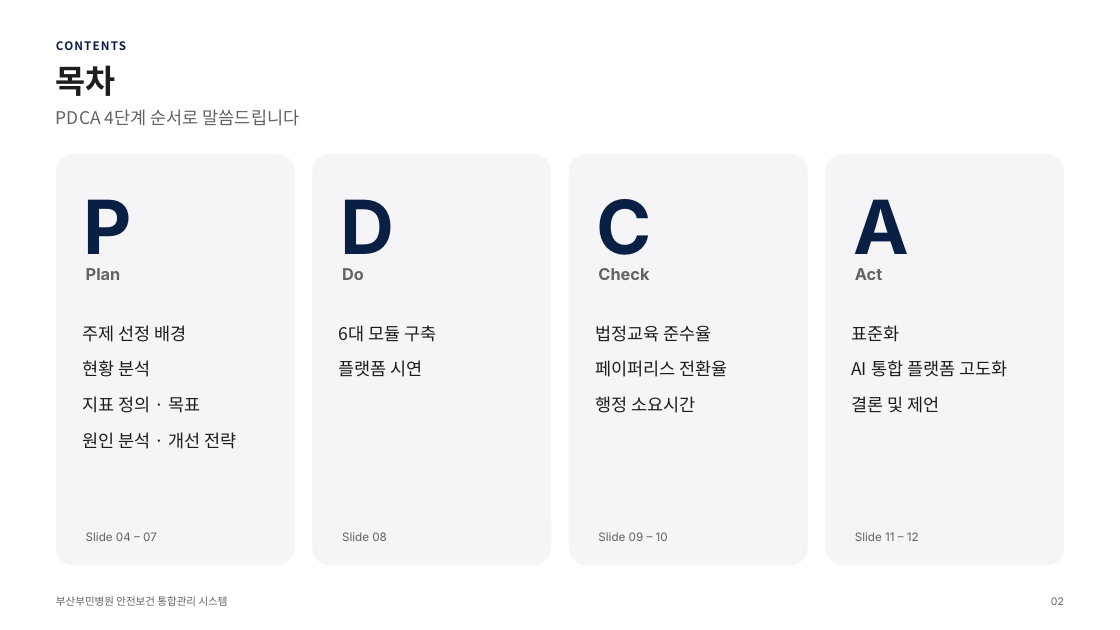
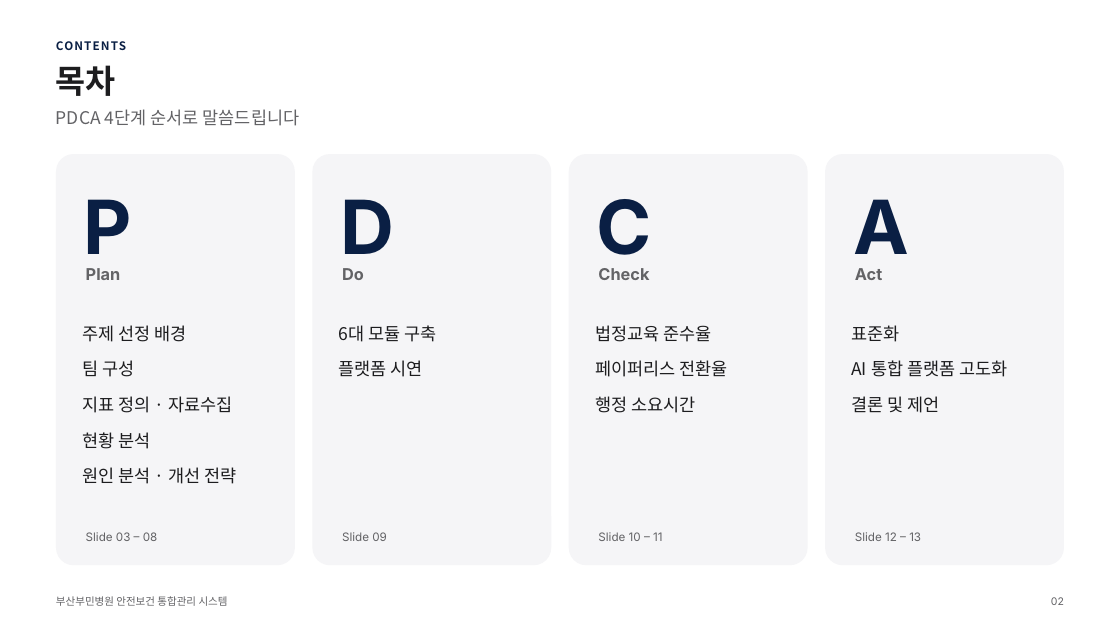
Before and after one commit to buminhealth/health, a slide deck: slide 2 of docs/QI_경진대회_발표_애플.pptx. Drawn at 1120x630 pixels with LibreOffice and Linux fonts; fonts in the diff are those of the drawing. Boxes give left, top, right and bottom in pixels: in the first picture for what was removed or moved away, otherwise in the second. Text is boxed around its words. In the diff, an @@ line names an element or a change of style, - is before the commit and + after.

```diff
--- a/docs/QI_경진대회_발표_애플.pptx
+++ b/docs/QI_경진대회_발표_애플.pptx
@@ text at (82,360,232,413): paragraphs added @@
+팀 구성
+지표 정의 · 자료수집
@@ text at (82,396,200,413): paragraph removed @@
-지표 정의 · 목표
@@ text at (86,532,158,541): text changed @@
-Slide 04 – 07
+Slide 03 – 08
@@ text at (598,532,662,541): text changed @@
-Slide 09 – 10
+Slide 10 – 11
@@ text at (855,532,921,541): text changed @@
-Slide 11 – 12
+Slide 12 – 13
```
Also in this commit, not shown: 2 other slides changed, 3 slides added, 3 other files.
